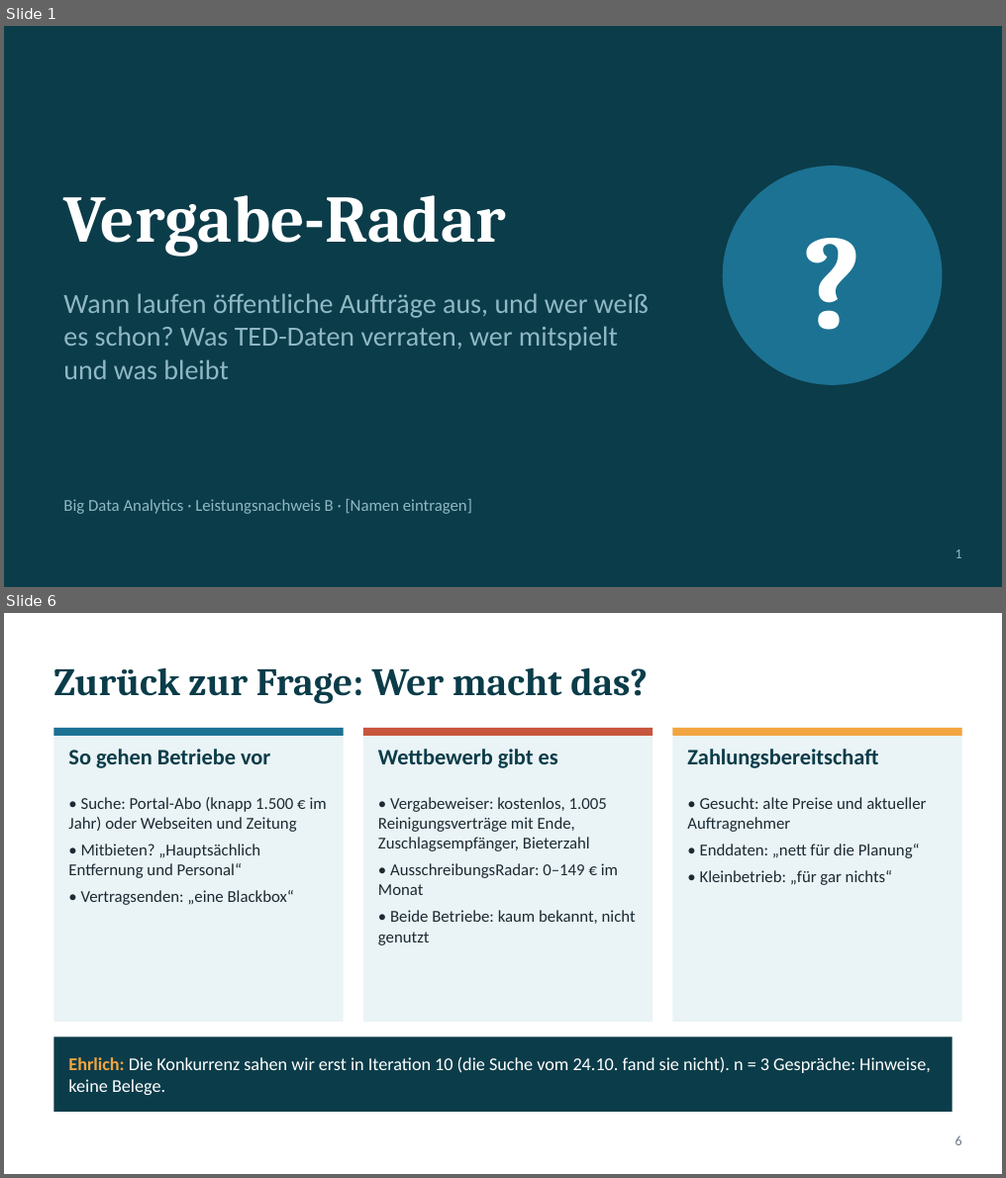
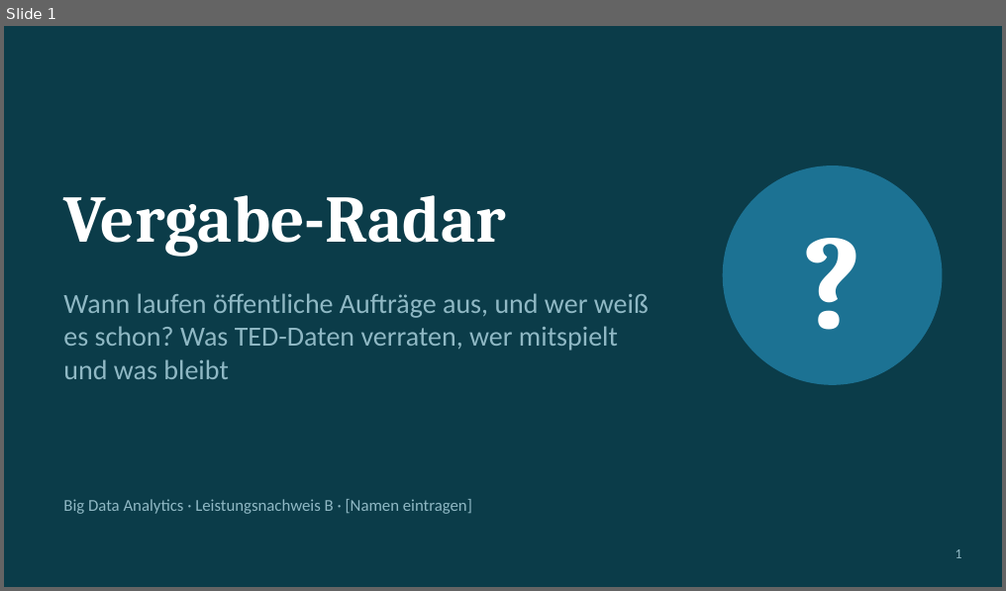
Before and after one commit to ludwigrichthammer9-web/vergabe_radar, a slide deck: docs/vortrag/vortrag_vergabe_radar.pptx. Shown one above the other, each under a label of ours: slides 1 and 6 before the commit, slide 1 after it; the slides between them are not shown. The pictures are 1006x1178 and 1006x591 pixels, drawn with LibreOffice and Linux fonts; fonts in the diff are those of the drawing. Boxes give left, top, right and bottom in pixels: in the first picture for what was removed or moved away, otherwise in the second. Text is boxed around its words. In the diff, an @@ line names an element or a change of style, - is before the commit and + after.

```diff
--- a/docs/vortrag/vortrag_vergabe_radar.pptx
+++ b/docs/vortrag/vortrag_vergabe_radar.pptx
@@ slide 6 removed at (4, 613, 1002, 1174), background #FFFFFF @@
@@ title removed at (54, 667, 648, 704) @@
-Zurück zur Frage: Wer macht das?
@@ rectangle removed at (54, 728, 344, 1022) @@
@@ rectangle removed at (54, 728, 344, 736) @@
@@ rectangle removed at (363, 728, 652, 1022) @@
@@ rectangle removed at (363, 728, 652, 736) @@
@@ rectangle removed at (672, 728, 962, 1022) @@
@@ rectangle removed at (672, 728, 962, 736) @@
@@ text removed at (68, 749, 270, 768) @@
-So gehen Betriebe vor
@@ text removed at (378, 749, 558, 768) @@
-Wettbewerb gibt es
@@ text removed at (687, 749, 878, 768) @@
-Zahlungsbereitschaft
@@ text removed at (68, 797, 327, 905) @@
-• Suche: Portal-Abo (knapp 1.500 € im Jahr) oder Webseiten und Zeitung
-• Mitbieten? „Hauptsächlich Entfernung und Personal“
-• Vertragsenden: „eine Blackbox“
@@ text removed at (378, 797, 636, 946) @@
-• Vergabeweiser: kostenlos, 1.005 Reinigungsverträge mit Ende, Zuschlagsempfänger, Bieterzahl
-• AusschreibungsRadar: 0–149 € im Monat
-• Beide Betriebe: kaum bekannt, nicht genutzt
@@ text removed at (687, 797, 926, 859) @@
-• Gesucht: alte Preise und aktueller Auftragnehmer
-• Enddaten: „nett für die Planung“
-• Kleinbetrieb: „für gar nichts“
@@ rectangle removed at (54, 1037, 952, 1112) @@
@@ text removed at (68, 1058, 931, 1095) @@
-Ehrlich: Die Konkurrenz sahen wir erst in Iteration 10 (die Suche vom 24.10. fand sie nicht). n = 3 Gespräche: Hinweise, keine Belege.
@@ text removed at (955, 1136, 962, 1146) @@
-6
```
Also in this commit, not shown: 8 slides changed, 3 slides added, 2 other slides removed, 1 other file.
